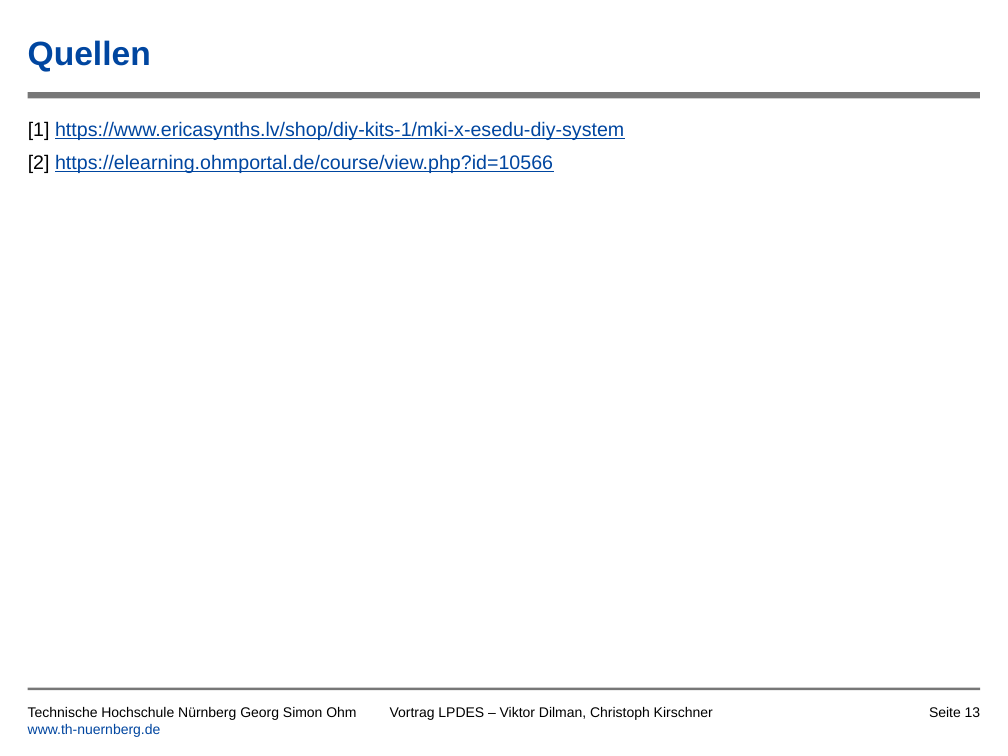
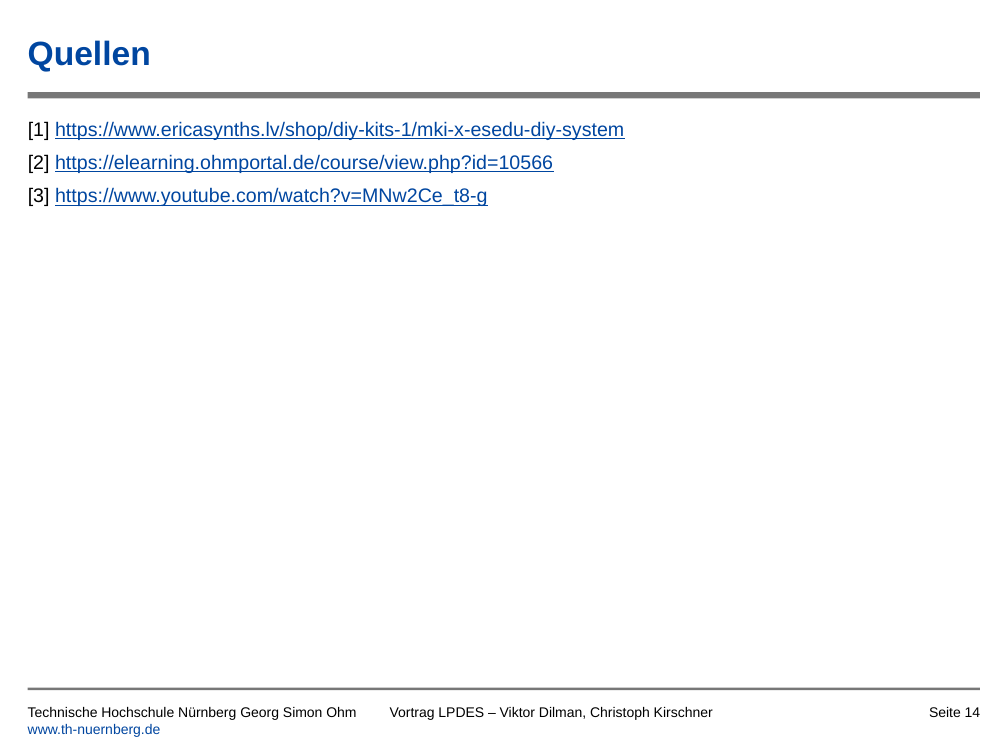
Before and after one commit to tsedlmeier/Synthesizer, a slide deck: slide 14 of Vortrag/Leiterplatte_als_Musikinstrument_Kirschner_Dilman.pptx (slide 13 before the commit). Drawn at 1008x756 pixels with LibreOffice and Linux fonts; fonts in the diff are those of the drawing; background and template pictures are left out. Boxes give left, top, right and bottom in pixels: in the first picture for what was removed or moved away, otherwise in the second. Text is boxed around its words. In the diff, an @@ line names an element or a change of style, - is before the commit and + after.

```diff
--- a/Vortrag/Leiterplatte_als_Musikinstrument_Kirschner_Dilman.pptx
+++ b/Vortrag/Leiterplatte_als_Musikinstrument_Kirschner_Dilman.pptx
@@ text at [28, 187, 487, 206]: paragraph added @@
+[3] https://www.youtube.com/watch?v=MNw2Ce_t8-g
@@ page number at [929, 707, 981, 717]: text changed @@
-Seite 13
+Seite 14
```
Also in this commit, not shown: 3 other slides changed, 1 slide added, 2 other files.
